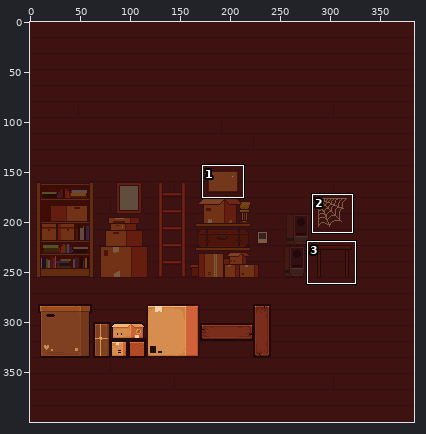
One commit to this sprite sheet: Assets/_Udemy 2D Platformer Assets/Art/BG/Zone 1/back.png. Above, an overview of the earlier version with the close-up marked.
Close-up. First the earlier version:
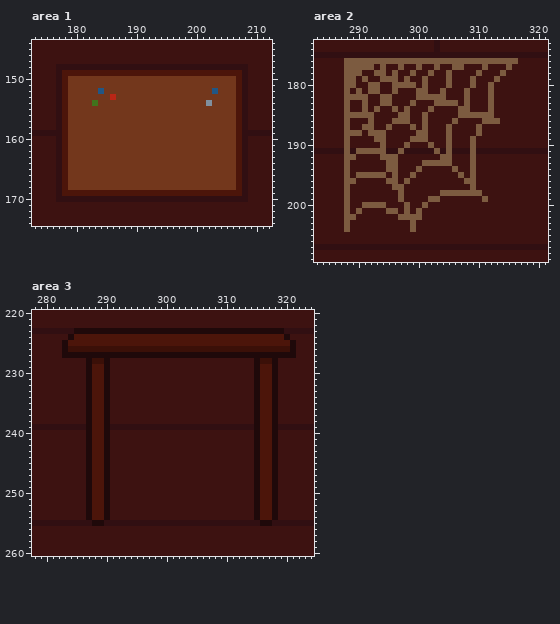
The file is 384x400 pixels. Colours within 5 levels of each other are drawn and written as one. Shown: area 1: x 173..212, y 144..174; area 2: x 283..321, y 173..209; area 3: x 278..324, y 220..260. The commit also changed other parts of the picture, which this record leaves out.
The same view after the edit:
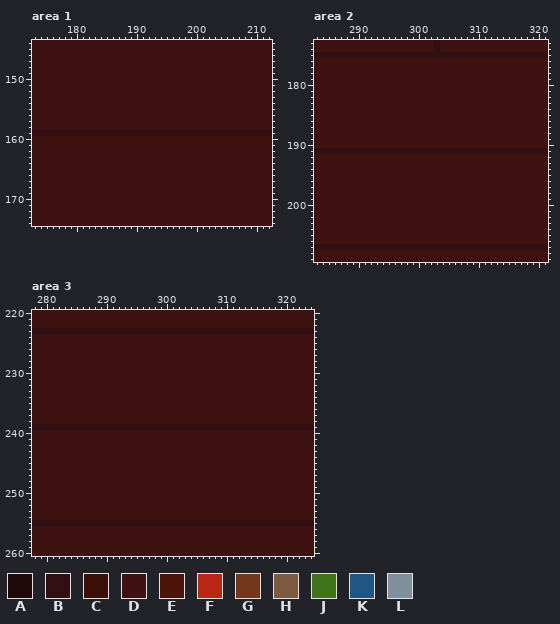
Palette (. is transparent): A #1f090a  B #310f12  C #3b1008  D #3d1211  E #4c150a  F #ba2616  G #73371c  H #7c5b40  J #41731c  K #215684  L #80909e
Edits made:
Changed rows in their new state; - is an unchanged pixel.
Area 1:
first column x 177:
148 DDDDDDDDDDDDDDDDDDDDDDDDDDDDDDDD
149 DDDDDDDDDDDDDDDDDDDDDDDDDDDDDDDD
150 DDDDDDDDDDDDDDDDDDDDDDDDDDDDDDDD
151 DDDDDDDDDDDDDDDDDDDDDDDDDDDDDDDD
152 DDDDDDDDDDDDDDDDDDDDDDDDDDDDDDDD
153 DDDDDDDDDDDDDDDDDDDDDDDDDDDDDDDD
154 DDDDDDDDDDDDDDDDDDDDDDDDDDDDDDDD
155 DDDDDDDDDDDDDDDDDDDDDDDDDDDDDDDD
156 DDDDDDDDDDDDDDDDDDDDDDDDDDDDDDDD
157 DDDDDDDDDDDDDDDDDDDDDDDDDDDDDDDD
158 DDDDDDDDDDDDDDDDDDDDDDDDDDDDDDDD
159 -BBBBBBBBBBBBBBBBBBBBBBBBBBBBBB-
160 DDDDDDDDDDDDDDDDDDDDDDDDDDDDDDDD
161 DDDDDDDDDDDDDDDDDDDDDDDDDDDDDDDD
162 DDDDDDDDDDDDDDDDDDDDDDDDDDDDDDDD
163 DDDDDDDDDDDDDDDDDDDDDDDDDDDDDDDD
164 DDDDDDDDDDDDDDDDDDDDDDDDDDDDDDDD
165 DDDDDDDDDDDDDDDDDDDDDDDDDDDDDDDD
166 DDDDDDDDDDDDDDDDDDDDDDDDDDDDDDDD
167 DDDDDDDDDDDDDDDDDDDDDDDDDDDDDDDD
168 DDDDDDDDDDDDDDDDDDDDDDDDDDDDDDDD
169 DDDDDDDDDDDDDDDDDDDDDDDDDDDDDDDD
170 DDDDDDDDDDDDDDDDDDDDDDDDDDDDDDDD
Area 2:
first column x 288:
176 DDDDDDDDDDDDDDDDDDDDDDDDDDDDD
177 DDDDD-D--D--D--D--DD---D---D-
178 DDD--DD-D--D--D--D----D---D--
179 DD-D--DDD-D--D---D---D---D---
180 DD--DD--DDDD-D---D---D--D----
181 D-D-DD--D---DD--D---D---D----
182 DDDD--DD----DDDDD---D---D----
183 D--D--DD---D---DDDD-D---D----
184 D--D-D--D-D---D----DD---D----
185 DDDDD----DD--D-----DDDDDD----
186 D---D---DDD--D----D----DDD---
187 D--DD--D---D-D---D----D------
188 DDD-DDD-----DD---D----D------
189 D----DD----DDD---D---D-------
190 D-----D---D---D--D---D-------
191 B-BBBBB--B-----B-B---B-------
192 DD----DDD-------DD---D-------
193 D------DD----DDDDD---D-------
194 D------DD---D-----D--D-------
195 D-DDDDD-D--D-------D-D-------
196 DD-----DD-D---------DD-------
197 D-------DD-----------D-------
198 D--------D------DDDDDDD------
199 D--------D----DD-------D-----
200 D--DDDD---D--D---------------
201 D-D----DD-D-D----------------
202 DD-------DDDD----------------
203 D----------D-----------------
204 D----------D-----------------
Area 3:
first column x 283:
223 --BBBBBBBBBBBBBBBBBBBBBBBBBBBBBBBBBBB--
224 -DDDDDDDDDDDDDDDDDDDDDDDDDDDDDDDDDDDDD-
225 DDDDDDDDDDDDDDDDDDDDDDDDDDDDDDDDDDDDDDD
226 DDDDDDDDDDDDDDDDDDDDDDDDDDDDDDDDDDDDDDD
227 DDDDDDDDDDDDDDDDDDDDDDDDDDDDDDDDDDDDDDD
228 ----DDDD------------------------DDDD---
229 ----DDDD------------------------DDDD---
230 ----DDDD------------------------DDDD---
231 ----DDDD------------------------DDDD---
232 ----DDDD------------------------DDDD---
233 ----DDDD------------------------DDDD---
234 ----DDDD------------------------DDDD---
235 ----DDDD------------------------DDDD---
236 ----DDDD------------------------DDDD---
237 ----DDDD------------------------DDDD---
238 ----DDDD------------------------DDDD---
239 ----BBBB------------------------BBBB---
240 ----DDDD------------------------DDDD---
241 ----DDDD------------------------DDDD---
242 ----DDDD------------------------DDDD---
243 ----DDDD------------------------DDDD---
244 ----DDDD------------------------DDDD---
245 ----DDDD------------------------DDDD---
246 ----DDDD------------------------DDDD---
247 ----DDDD------------------------DDDD---
248 ----DDDD------------------------DDDD---
249 ----DDDD------------------------DDDD---
250 ----DDDD------------------------DDDD---
251 ----DDDD------------------------DDDD---
252 ----DDDD------------------------DDDD---
253 ----DDDD------------------------DDDD---
254 ----DDDD------------------------DDDD---
255 -----BB--------------------------BB----
Changed places in both close-ups, as pixel boxes (x1, y1, x2, y2):
changed: (56, 64, 248, 202)
changed: (344, 58, 518, 232)
changed: (62, 328, 296, 526)
